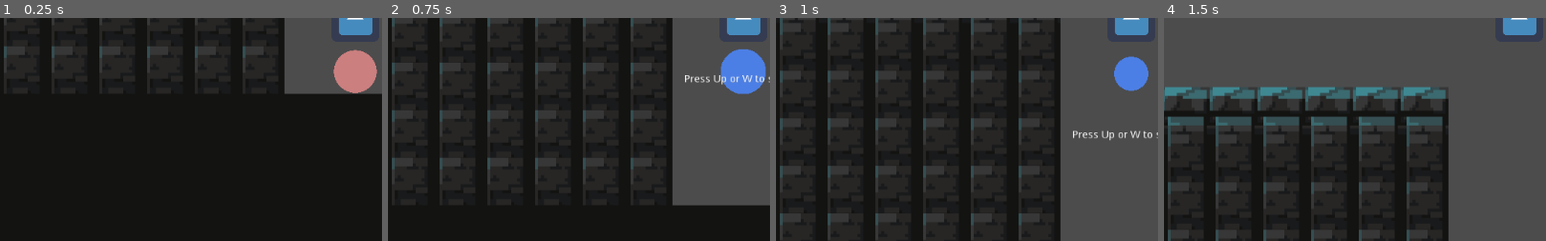
Above: before the commit, frames 1-4 (left to right).
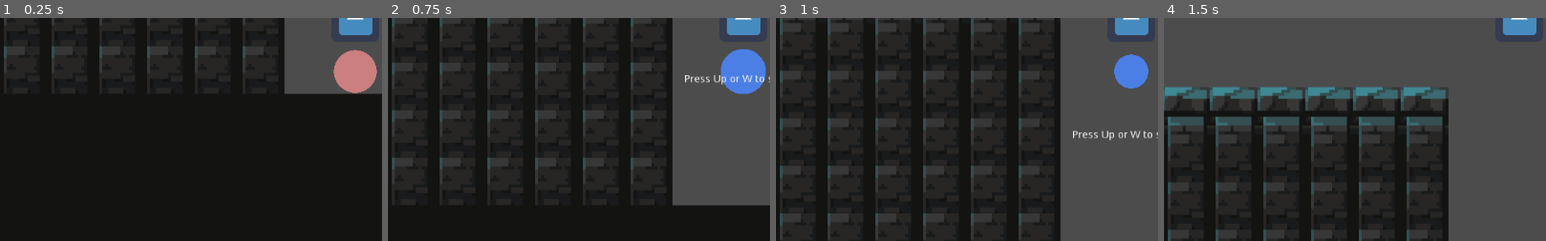
Above: after the commit, the same moments.

Repository: CatOnMars/UndeadCell
Game: Godot game, scene res://Main.tscn
Same seed, same stepped clock (60 frames per second), same inputs: the game is played once before the commit and once after it. The engine's default icon, where the game draws it, is replaced by a stand-in: a white triangle on a blue panel in a dark square.
Inputs:
- Up to frame 1 (0.25 s): no input
- Up to frame 2 (0.75 s): tap Space (shoot) at 0.5, 0.6 s; hold Up (move_up) from 0.53 s (still down)
- Up to frame 3 (1 s): keep holding Up (move_up)
- Up to frame 4 (1.5 s): keep holding Up (move_up); tap Space (shoot) at 1.25 s; tap Shift (swap) at 1.35 s
The pictures show only the part of the screen within x 4-54%, y 50-100%; the shares and areas given below are measured in that part.

Frames 1-2 are identical in both runs. In frame 3, 0.2% of the frame differs, in the area x 88-98%, y 16-33%; in frame 4, nothing differs.

Commit message:
better corner movement handling

Diff:
--- a/player.gd
+++ b/player.gd
@@ -38,11 +38,19 @@
 func moveCell(i,cell,delta):
 	var turnPntIdx = turningNo[i] - 1
 	if turningNo[i] > 0 :
-		if cell.position.distance_to(turningPnts[turnPntIdx])>1.2*velocity*delta:
+		if cell.position.distance_to(turningPnts[turnPntIdx])>velocity*delta:
 			var followDir:Vector2 = (turningPnts[turnPntIdx]-cellNodes[i].position).normalized()
 			cell.position += velocity* delta *followDir
 		else:
-			cell.position = turningPnts[turnPntIdx]
+			var total_moving_amt = velocity * delta
+			var amt1 = cell.position.distance_to(turningPnts[turnPntIdx])
+			var dir1 = (turningPnts[turnPntIdx]-cell.position).normalized()
+			var dir2 = (cellNodes[i-1].position-cell.position).normalized()
+		#	cell.position = turningPnts[turnPntIdx]
+			#if (total_moving_amt > amt1):
+			#	cell.position += (total_moving_amt-amt1)*dir2
+			cell.position += velocity* delta *dir2
+
 			turningNo[i] -= 1
 			if i == (cellNodes.size() -1):
 				turningPnts.pop_back()
@@ -79,16 +87,24 @@
 		shootDir.remove(i)
 
 
+func addTurningNo():
+	var i=0
+	for cell in cellNodes:
+		if i > 0:
+			turningNo[i] += 1
+		i+=1
 # Called every frame. 'delta' is the elapsed time since the previous frame.
 var head = 1
 func _physics_process(delta):
 	if Input.is_action_just_pressed("move_left") or Input.is_action_just_pressed("move_right") or Input.is_action_just_pressed("move_down") or Input.is_action_just_pressed("move_up"):
-		turningPnts.push_front(cellNodes[0].position)
-		var i=0
-		for cell in cellNodes:
-			if i > 0:
-				turningNo[i] += 1
-			i+=1
+
+		if turningPnts.size()>0:
+			if cellNodes[0].position != turningPnts[0]:
+				turningPnts.push_front(cellNodes[0].position)
+				addTurningNo()
+		else:
+			turningPnts.push_front(cellNodes[0].position)
+			addTurningNo()
 		#print(pending_turnpoint)
 		#ref_count.append(cellNodes.size()-1)
 
